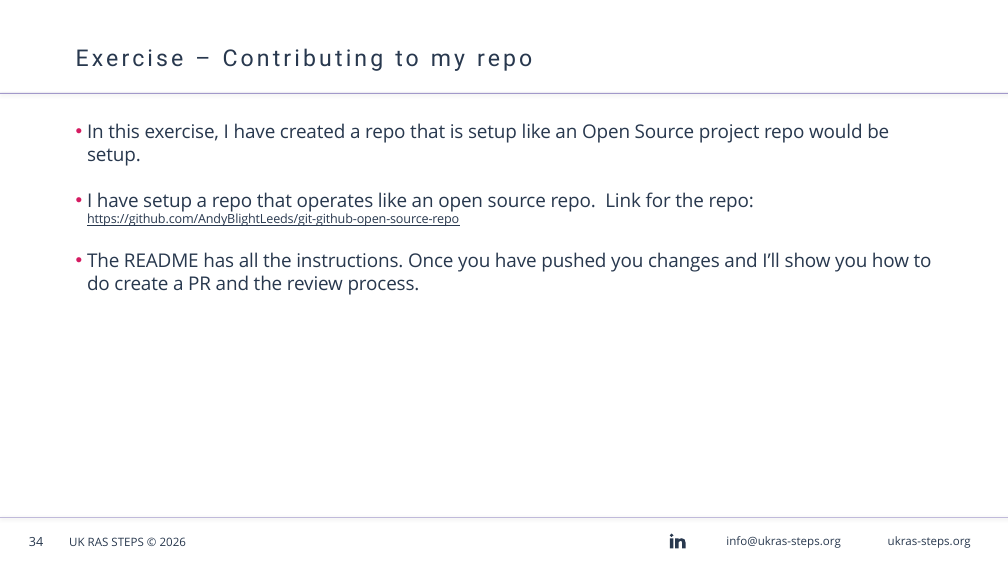
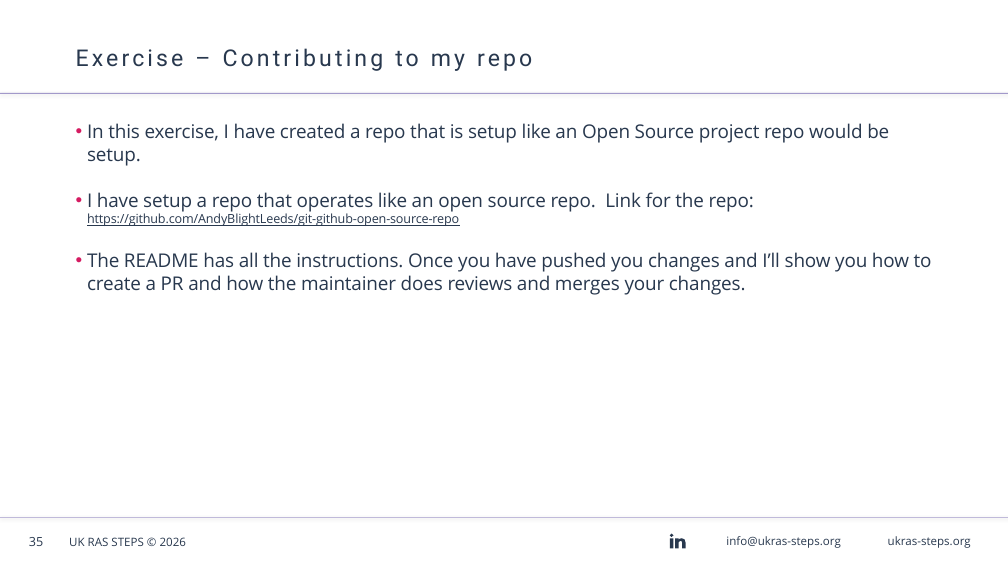
Before and after one commit to AndyBlightLeeds/git-github-workshop, a slide deck: slide 35 of presentation/Git & GitHub Workshop - Windows.odp (slide 34 before the commit). Drawn at 1008x567 pixels with LibreOffice and Linux fonts; fonts in the diff are those of the drawing; background and template pictures are left out. Boxes give left, top, right and bottom in pixels: in the first picture for what was removed or moved away, otherwise in the second. Text is boxed around its words. In the diff, an @@ line names an element or a change of style, - is before the commit and + after.

```diff
--- a/presentation/Git & GitHub Workshop - Windows.odp
+++ b/presentation/Git & GitHub Workshop - Windows.odp
@@ text at (87,252,932,295): text changed @@
-• The README has all the instructions. Once you have pushed you changes and I’ll show you how to do create a PR and the review process.
+• The README has all the instructions. Once you have pushed you changes and I’ll show you how to create a PR and how the maintainer does reviews and merges your changes.
@@ page number at (29,537,43,546): text changed @@
-34
+35
```
Also in this commit, not shown: 9 other slides changed, 2 slides added, 1 slide removed, 1 other file.
